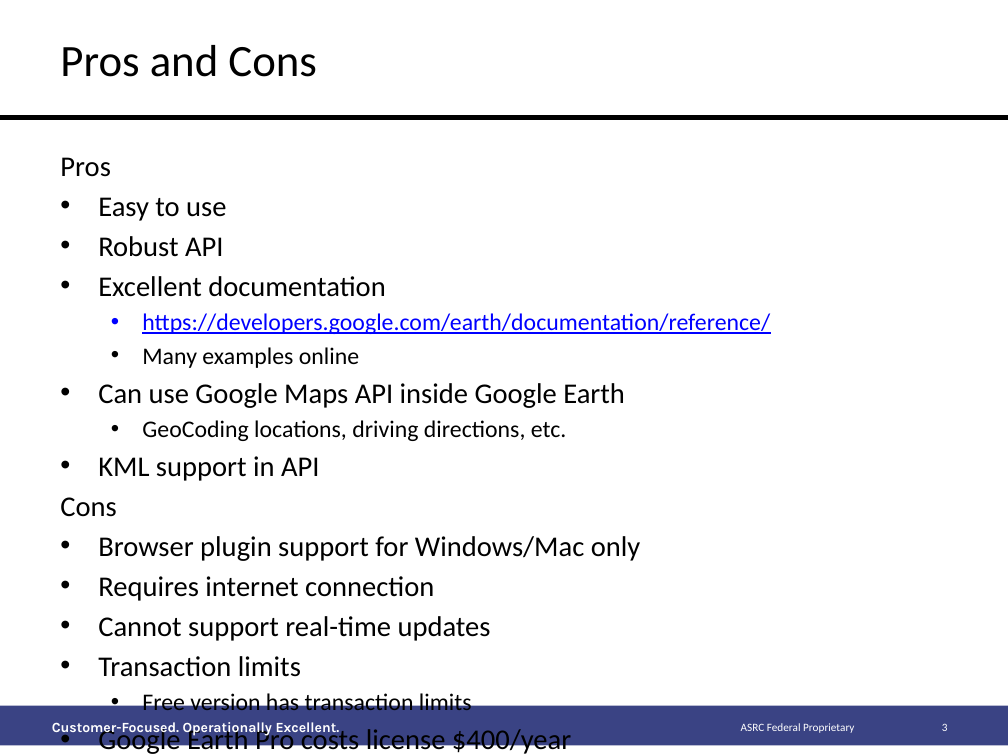
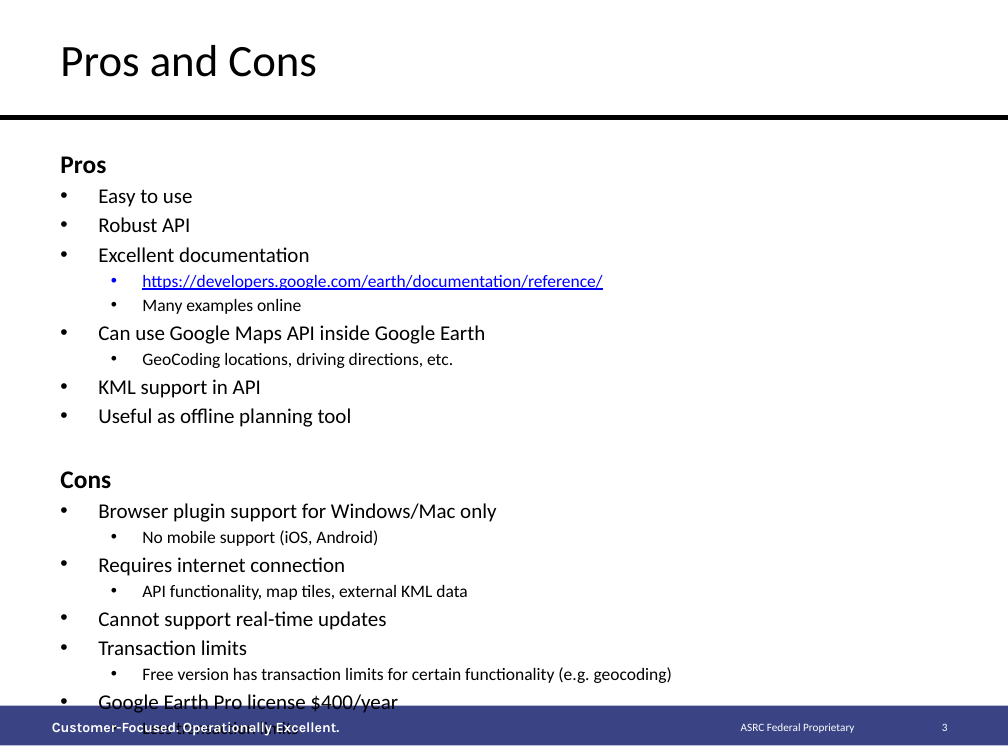
Before and after one commit to MissionSE/Initiatives, a slide deck: slide 3 of GoogleEarth/Google Earth Initiative.pptx. Drawn at 1008x756 pixels with LibreOffice and Linux fonts; fonts in the diff are those of the drawing; background and template pictures are left out. Boxes give left, top, right and bottom in pixels: in the first picture for what was removed or moved away, otherwise in the second. Text is boxed around its words. In the diff, an @@ line names an element or a change of style, - is before the commit and + after.

Commit message:
Add tour functionality

```diff
--- a/GoogleEarth/Google Earth Initiative.pptx
+++ b/GoogleEarth/Google Earth Initiative.pptx
@@ text at [60, 156, 672, 736]: paragraph added @@
+  • No mobile support (iOS, Android)
@@ text at [60, 156, 602, 655]: size 20.4 to 18.1 pt, bold on in "Pros", "Cons"; size 20.4 to 15 pt in "Easy to use", "Robust API", "Excellent documentation", "Can use Google Maps API inside Google ..." and 5 more places; size 17 to 12.5 pt in "https://developers.google.com/earth/documentation/reference/", "Many examples online", "GeoCoding locations, driving directions, etc."; less space between paragraphs @@
@@ text at [98, 408, 352, 427]: paragraph added @@
+• Useful as offline planning tool
@@ text at [142, 585, 467, 600]: paragraph added @@
+  • API functionality, map tiles, external KML data
@@ text at [98, 667, 672, 736]: text changed; size 20.4 to 12.5 pt @@
-  • Free version has transaction limits
-• Google Earth Pro costs license $400/year
+  • Free version has transaction limits for certain functionality (e.g. geocoding)
+• Google Earth Pro license $400/year
+  • Less transaction limits
```
Also in this commit, not shown: 4 other slides changed, 1 slide added, 19 other files.
